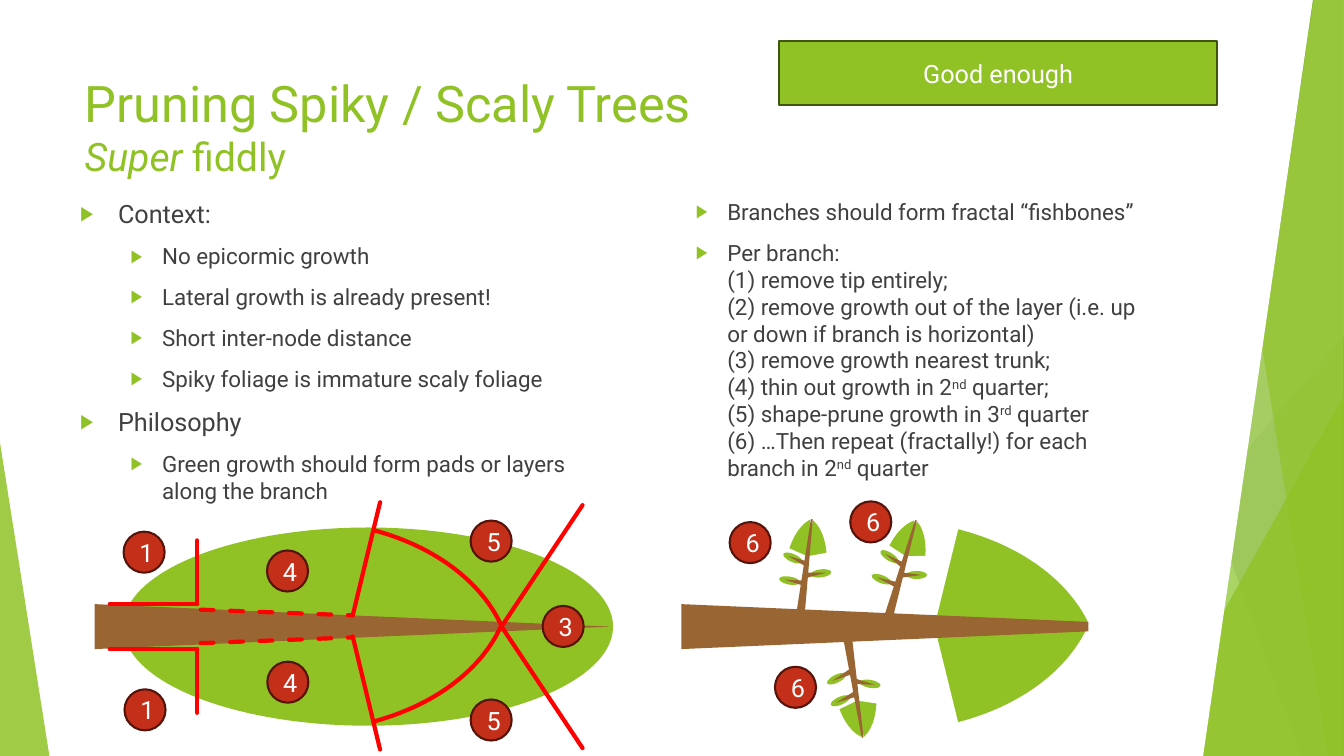
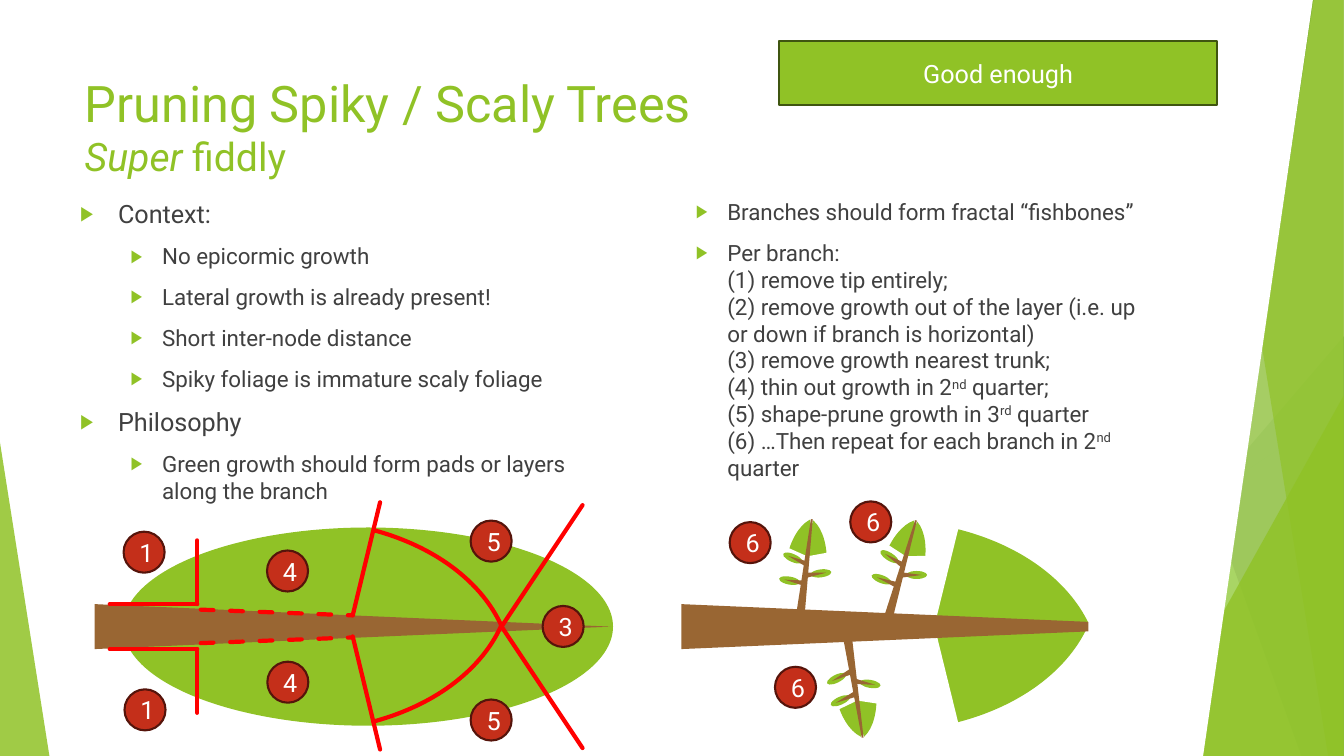
Before and after one commit to AlexLabram/Bonsai, a slide deck: slide 25 of Courseware/Bonsai On A Budget (running).pptx. Drawn at 1344x756 pixels with LibreOffice and Linux fonts; fonts in the diff are those of the drawing. Boxes give left, top, right and bottom in pixels: in the first picture for what was removed or moved away, otherwise in the second. Text is boxed around its words. In the diff, an @@ line names an element or a change of style, - is before the commit and + after.

Commit message:
First-pass "structural pruning" slide

```diff
--- a/Courseware/Bonsai On A Budget (running).pptx
+++ b/Courseware/Bonsai On A Budget (running).pptx
@@ text at <box>727,244,1136,481</box>: text changed @@
-  ▶ Per branch:
-    (1) remove tip entirely;
-    (2) remove growth out of the layer (i.e. up or down if branch is horizontal)
-    (3) remove growth nearest trunk;
-    (4) thin out growth in 2nd quarter;
-    (5) shape-prune growth in 3rd quarter
-    (6) …Then repeat (fractally!) for each branch in 2nd quarter
+  ▶ Per branch:
+    (1) remove tip entirely;
+    (2) remove growth out of the layer (i.e. up or down if branch is horizontal)
+    (3) remove growth nearest trunk;
+    (4) thin out growth in 2nd quarter;
+    (5) shape-prune growth in 3rd quarter
+    (6) …Then repeat for each branch in 2nd quarter
```
Also in this commit, not shown: 2 other slides changed.
